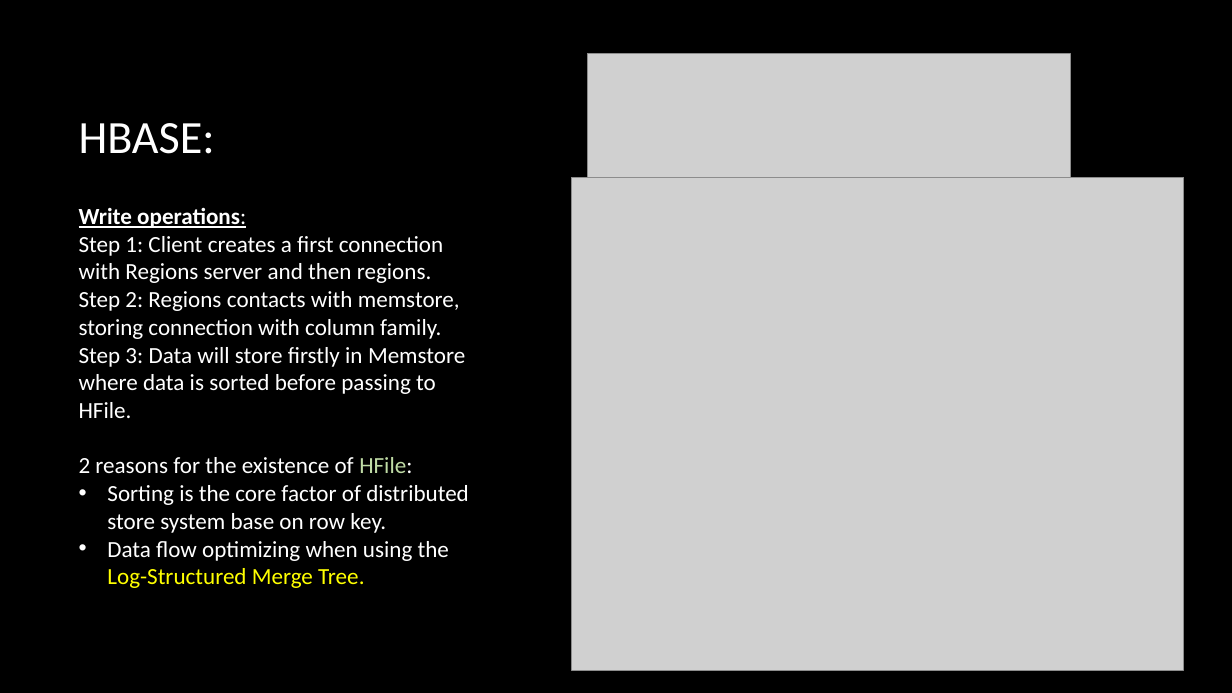
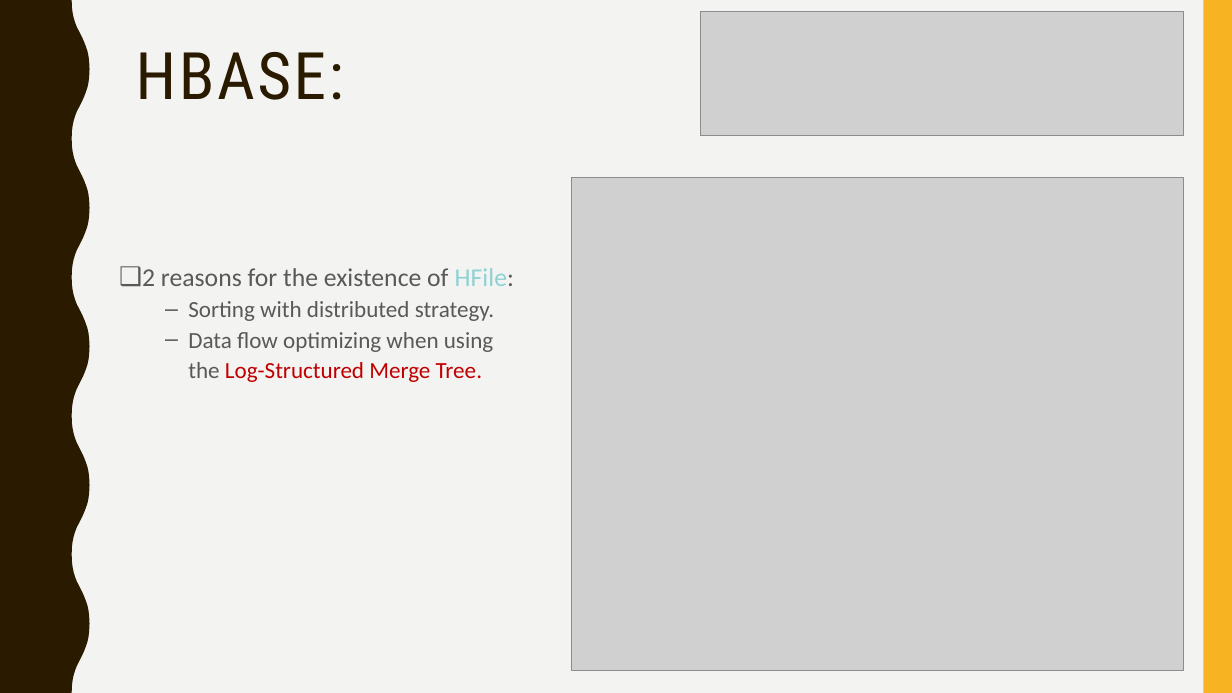
Before and after one commit to fnaticTrucMinh/UIT_AEP_BigDataRESEARCH, a slide deck: slide 14 of Presentation/Ecosystem of Hadoop.pptx (slide 13 before the commit). Drawn at 1232x693 pixels with LibreOffice and Linux fonts; fonts in the diff are those of the drawing; grey boxes stand for pictures; background and template pictures are left out. Boxes give left, top, right and bottom in pixels: in the first picture for what was removed or moved away, otherwise in the second. Text is boxed around its words. In the diff, an @@ line names an element or a change of style, - is before the commit and + after.

```diff
--- a/Presentation/Ecosystem of Hadoop.pptx
+++ b/Presentation/Ecosystem of Hadoop.pptx
@@ background picture (left out) to #F3F3F2 @@
@@ freeform shape added at (0,0,90,693), fill #2A1A00 @@
@@ picture: place and size @@
-picture at (588,54,1070,177)
+picture at (701,12,1183,135)
@@ rectangle added at (1203,0,1232,693), fill #F8B323 @@
@@ title "HBASE:": place and size @@
-title "HBASE:" at (79,123,215,154)
+title "HBASE:" at (136,52,344,100)
@@ title "HBASE:" at (136,52,344,100): size 36 to 51 pt, font Calibri to Roboto Condensed, text colour #FFFFFF to #2A1A00, letter spacing 0 to 2 pt; line spacing 1 to 0.9; vertical alignment middle to top @@
@@ text at (79,207,465,418): paragraphs removed @@
-Write operations:
-Step 1: Client creates a first connection with Regions server and then regions. Step 2: Regions contacts with memstore, storing connection with column family.
-Step 3: Data will store firstly in Memstore where data is sorted before passing to HFile.
@@ text "2 reasons for the existence ...": place and size @@
-text "2 reasons for the existence ..." at (79,207,469,588)
+text "2 reasons for the existence ..." at (142,268,514,382)
@@ text at (142,268,514,382): size 18 to 20 pt in "2 reasons for the existence of HFile:"; text colour #FFFFFF to #595959 in "2 reasons for the existence of HFile:", "Data flow optimizing when using the"; text colour #BFDBA5 to #8FD2D4 in "HFile:"; text colour #FFFF00 to #C00000 in "Log-Structured Merge Tree."; bullet none to ❑; line spacing 1 to 1.1; bullet • to –; list level 1 to 2 in "Data flow optimizing when using ..." @@
@@ text at (188,301,494,321): text changed; text colour #FFFFFF to #595959 @@
-• Sorting is the core factor of distributed store system base on row key.
+  – Sorting with distributed strategy.
```
Also in this commit, not shown: 12 other slides changed, 18 slides added, 3 slides removed.
